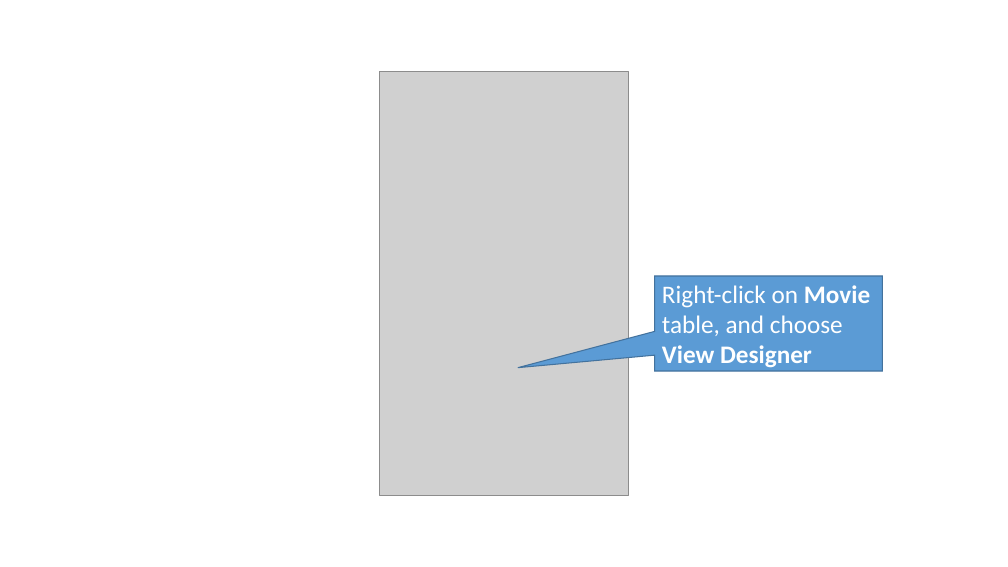
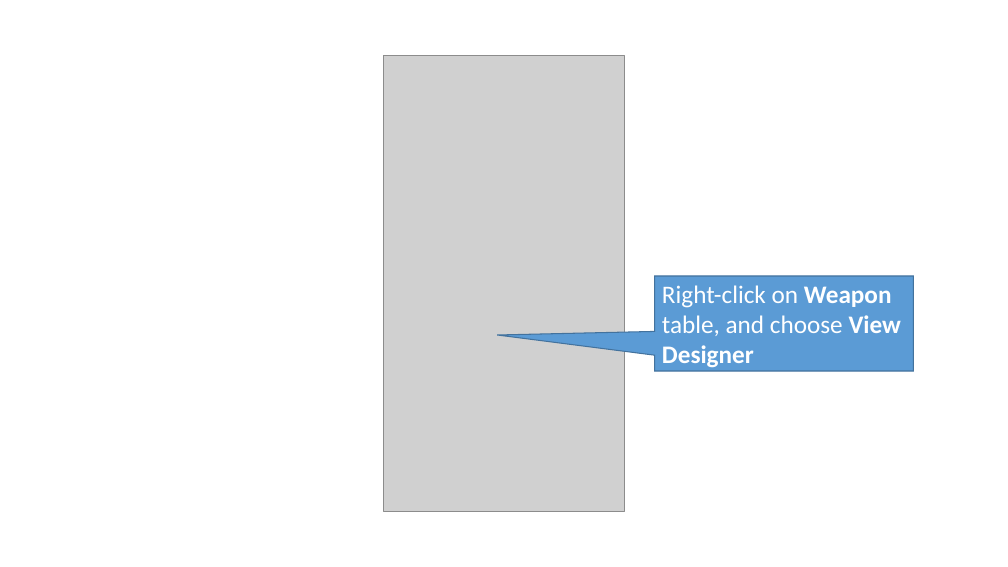
Before and after one commit to perl-easj/OOProg, a slide deck: slide 24 of Chap/DB/Presentations/DBandVS.pptx (slide 25 before the commit). Drawn at 1008x567 pixels with LibreOffice and Linux fonts; fonts in the diff are those of the drawing; grey boxes stand for pictures. Boxes give left, top, right and bottom in pixels: in the first picture for what was removed or moved away, otherwise in the second. Text is boxed around its words. In the diff, an @@ line names an element or a change of style, - is before the commit and + after.

```diff
--- a/Chap/DB/Presentations/DBandVS.pptx
+++ b/Chap/DB/Presentations/DBandVS.pptx
@@ picture: place and size @@
-picture at <box>380,71,628,495</box>
+picture at <box>384,55,625,512</box>
@@ speech box "Right-click on Weapon table, and ...": place and size @@
-speech box "Right-click on Weapon table, and ..." at <box>655,276,882,371</box>
+speech box "Right-click on Weapon table, and ..." at <box>655,276,913,371</box>
@@ speech box "Right-click on Weapon table, and ..." at <box>655,276,913,371</box>: proportions changed @@
@@ text in speech box at <box>662,285,901,367</box>: text changed @@
-Right-click on Movie table, and choose View Designer
+Right-click on Weapon table, and choose View Designer
```
Also in this commit, not shown: 31 other slides changed, 7 slides added, 9 slides removed.
